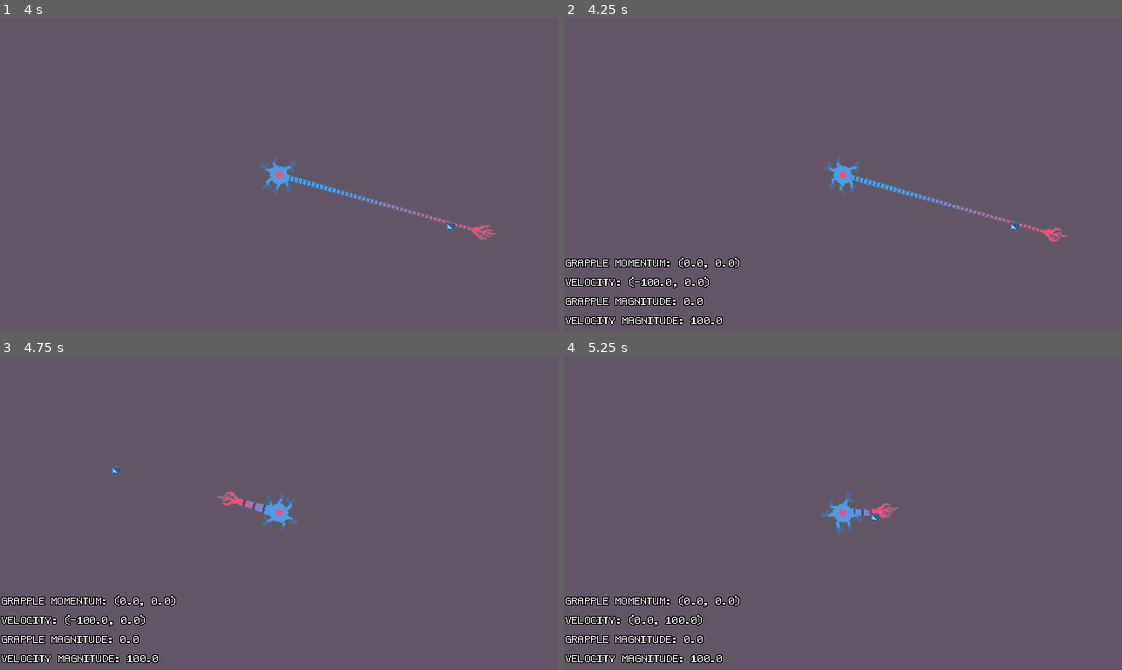
Above: before the commit, frames 1-4 (two rows, left to right).
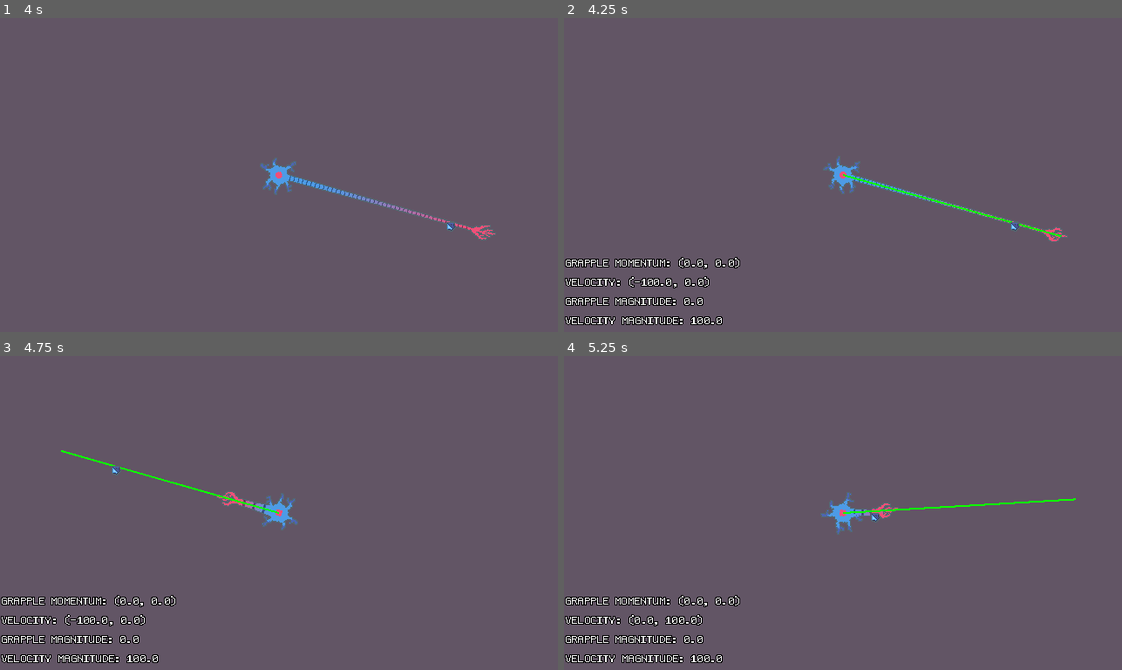
Above: after the commit, the same moments.

Repository: bnhrl/MomentumIsEverythingCountDown
Game: Godot game, scene res://Game/Player/player.tscn
Two runs of this game, one before a commit and one after it. Both use one fixed random seed, a clock stepped at 60 frames per second and the inputs below. This scene is started directly instead of the project's main scene. Sound files missing from this copy of the repository are replaced by a short silence.
Inputs (mouse positions are in pixels of both pictures, inside the frame that each line leads up to):
- Up to frame 1 (4 s): move the mouse to (401, 159) at 0.52 s; hold D (right) 0.53-1.28 s; click (401, 159) at 0.6 s; move the mouse to (167, 190) at 1.27 s; hold S (down) 1.28-2.03 s; tap Space (reserve_ion) at 1.35, 2.85 s; move the mouse to (334, 105) at 2.02 s; hold D (right) 2.03-2.78 s; click (334, 105) at 2.1 s; move the mouse to (251, 237) at 2.77 s; hold W (up) 2.78-3.53 s; move the mouse to (446, 222) at 3.52 s; hold A (left) from 3.53 s (still down); click (446, 222) at 3.6 s
- Up to frame 2 (4.25 s): keep holding A (left); tap K (debug) at 4.15 s
- Up to frame 3 (4.75 s): keep holding A (left); move the mouse to (111, 465) at 4.27 s; tap Space (reserve_ion) at 4.35 s
- Up to frame 4 (5.25 s): tap Escape (escape) at 4.9 s; move the mouse to (870, 513) at 5.02 s; release A (left) at 5.03 s; hold S (down) from 5.03 s (still down); click (870, 513) at 5.1 s

Frame 1 is identical in both runs. In frame 2, 0.2% of the frame differs, in the area x 50-90%, y 49-70%; in frame 3, 0.2%; in frame 4, 0.2%, in the area x 50-92%, y 45-51%.

Commit message:
Added debug grapple ruler, fixed Music pitch when exiting a level in Excitotoxicity

Diff:
--- a/Game/Player/player.gd
+++ b/Game/Player/player.gd
@@ -9,6 +9,7 @@
 	_ready_tail()
 	Camera.target = self
 	$DebugLayer.hide()
+	debug_grapple_ruler.hide()
 
 func _physics_process(delta: float) -> void:
 	_process_movement(delta)
@@ -23,6 +24,7 @@
 
 	if Input.is_action_just_pressed("debug"):
 		$DebugLayer.visible = not $DebugLayer.visible
+		debug_grapple_ruler.visible = $DebugLayer.visible
 	if $DebugLayer.visible:
 		_process_debug()
 
@@ -337,8 +339,11 @@
 
 # Debug
 @onready var debug_label: RichTextLabel = $DebugLayer/DebugLabel
+@onready var debug_grapple_ruler: Node2D = $DebugGrappleRuler
 func _process_debug() -> void:
 	debug_label.text = "GRAPPLE MOMENTUM: "+str(momentum)+"
 VELOCITY: " + str(velocity)+"
 GRAPPLE MAGNITUDE: " + str(get_momentum())+"
 VELOCITY MAGNITUDE: " + str(velocity.length())
+	debug_grapple_ruler.global_position = model.global_position
+	debug_grapple_ruler.global_rotation = grabber.global_rotation
--- a/Game/Player/player.tscn
+++ b/Game/Player/player.tscn
@@ -269,6 +269,14 @@
 
 [node name="FogClearCooldown" type="Timer" parent="." unique_id=1687097785]
 one_shot = true
+
+[node name="DebugGrappleRuler" type="Node2D" parent="." unique_id=1483264290]
+
+[node name="RULER" type="ColorRect" parent="DebugGrappleRuler" unique_id=252338964]
+offset_top = -1.0
+offset_right = 260.0
+offset_bottom = 1.0
+color = Color(0.05000007, 1, 0, 1)
 
 [node name="DebugLayer" type="CanvasLayer" parent="." unique_id=670446571]
 
--- a/UI/PauseMenu/pause_menu.gd
+++ b/UI/PauseMenu/pause_menu.gd
@@ -64,6 +64,7 @@
 
 	GameTime.set_time_scale(1.0)
 	Engine.time_scale = 1.0
+	Music.set_pitch()
 	closing = true
 	Effects.unintensify()
 	Scenes.swap_scene("Level Select")
